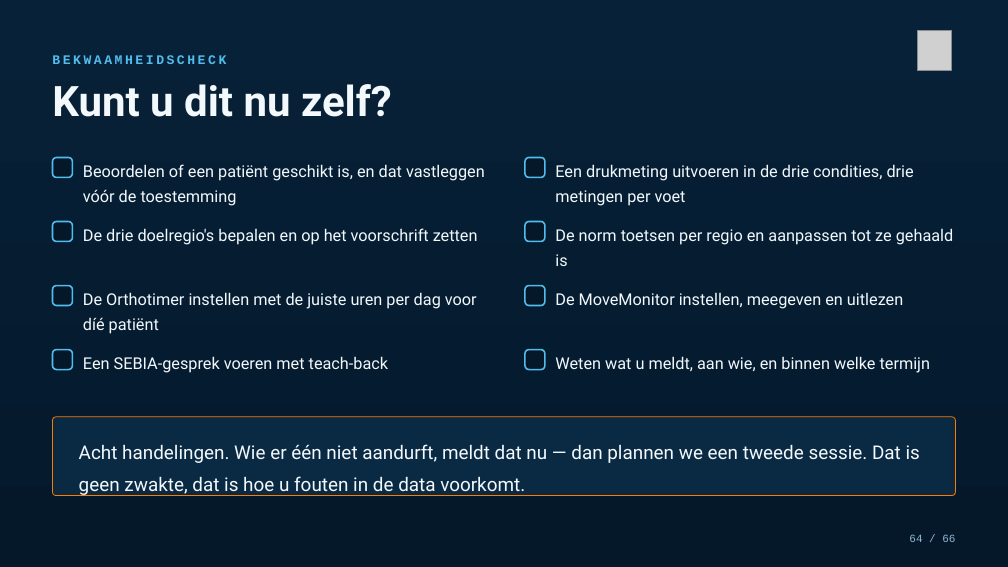
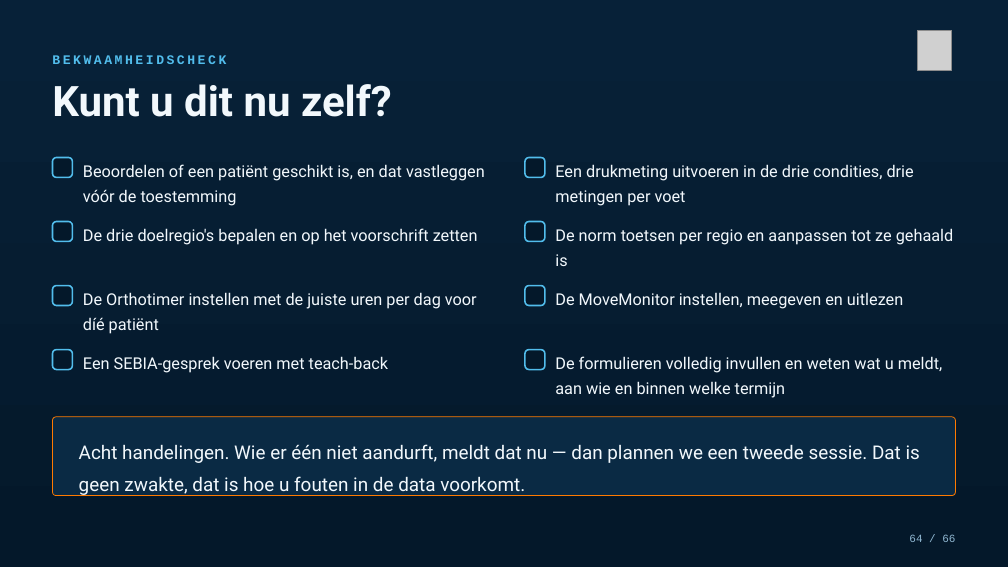
Before and after one commit to Dellfs/paradise-project, a slide deck: slide 64 of PARADISE_presentatie/PARADISE_opleidingssessie_voetklinieken.pptx. Drawn at 1008x567 pixels with LibreOffice and Linux fonts; fonts in the diff are those of the drawing; grey boxes stand for pictures. Boxes give left, top, right and bottom in pixels: in the first picture for what was removed or moved away, otherwise in the second. Text is boxed around its words. In the diff, an @@ line names an element or a change of style, - is before the commit and + after.

```diff
--- a/PARADISE_presentatie/PARADISE_opleidingssessie_voetklinieken.pptx
+++ b/PARADISE_presentatie/PARADISE_opleidingssessie_voetklinieken.pptx
@@ text at [555, 356, 942, 398]: text changed @@
-Weten wat u meldt, aan wie, en binnen welke termijn
+De formulieren volledig invullen en weten wat u meldt, aan wie en binnen welke termijn
```
Also in this commit, not shown: 5 other slides changed, 1 other file.
